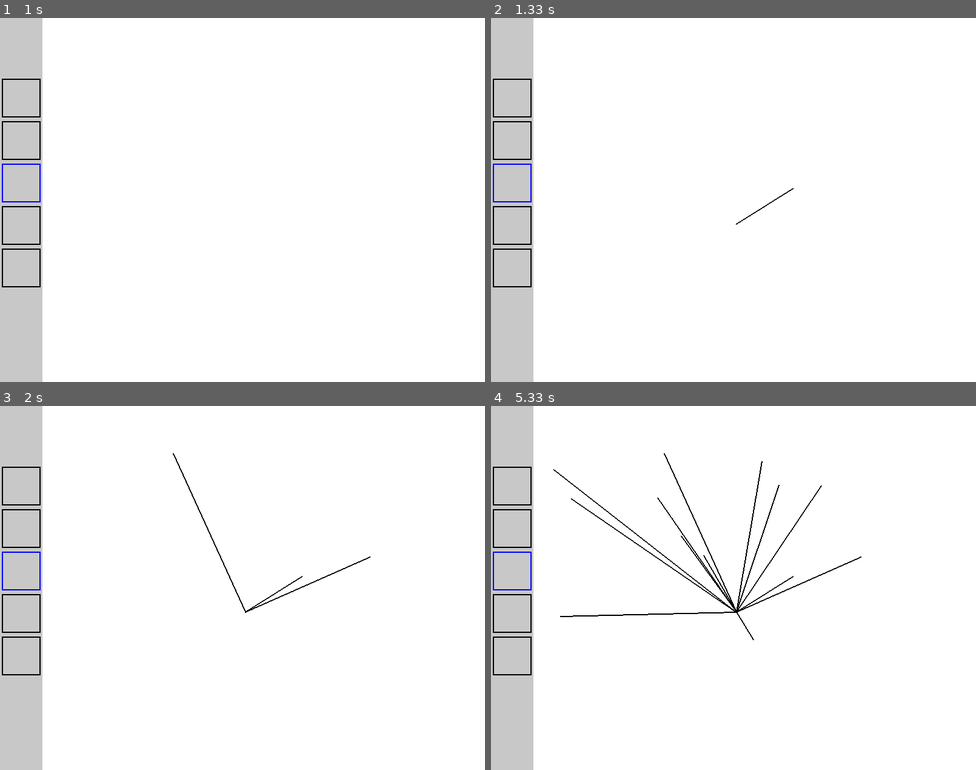
Above: before the commit, frames 1-4 (two rows, left to right).
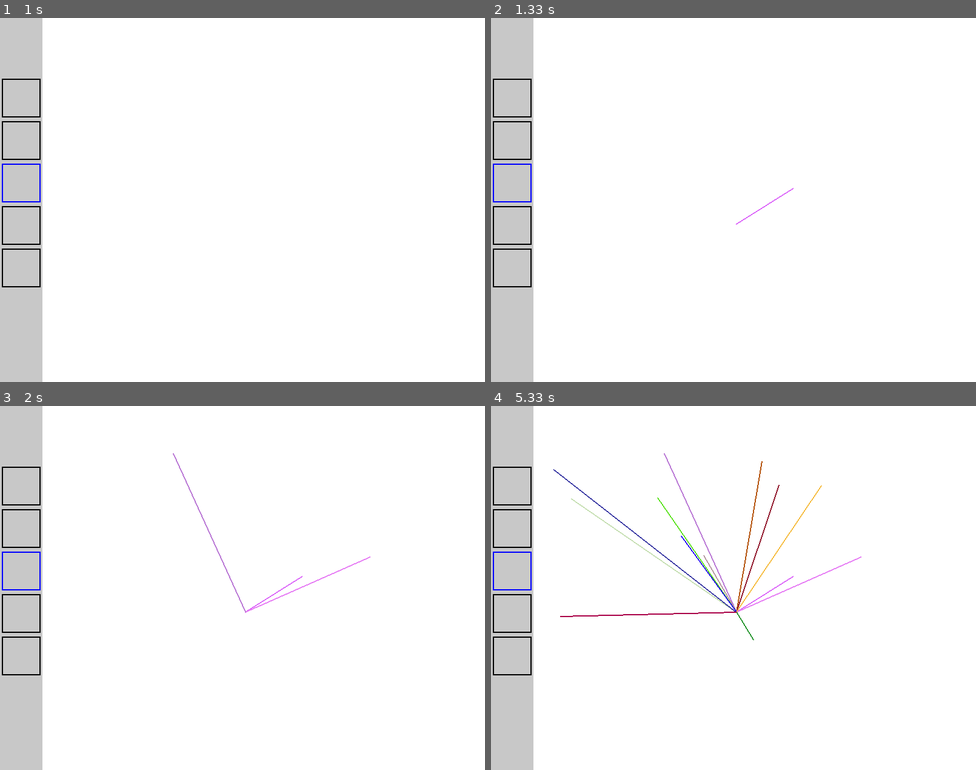
Above: after the commit, the same moments.

Repository: Xitog/tallentaa
Game: pygame game, started from python/editors/rde.py
Two runs of this game, one before a commit and one after it. Both use one fixed random seed, a clock stepped at 60 frames per second and the inputs below. The source is Python 2; it was converted automatically to run under Python 3.
Inputs (mouse positions are in pixels of both pictures, inside the frame that each line leads up to):
- Up to frame 1 (1 s): press the mouse at (242, 221) at 0.37 s; move the mouse to (184, 214) at 0.47 s; release the mouse at (126, 203) at 0.6 s; click (19, 181) at 0.72 s
- Up to frame 2 (1.33 s): press the mouse at (733, 221) at 1.03 s; move the mouse to (762, 207) at 1.13 s; release the mouse at (791, 189) at 1.27 s
- Up to frame 3 (2 s): press the mouse at (242, 609) at 1.37 s; move the mouse to (305, 584) at 1.47 s; release the mouse at (368, 555) at 1.6 s; press the mouse at (242, 609) at 1.7 s; move the mouse to (208, 533) at 1.8 s; release the mouse at (174, 453) at 1.93 s
- Up to frame 4 (5.33 s): press the mouse at (733, 609) at 2.03 s; move the mouse to (718, 584) at 2.13 s; release the mouse at (704, 555) at 2.27 s; press the mouse at (733, 609) at 2.37 s; move the mouse to (748, 537) at 2.47 s; release the mouse at (762, 460) at 2.6 s; press the mouse at (733, 609) at 2.7 s; move the mouse to (757, 547) at 2.8 s; release the mouse at (777, 486) at 2.93 s; press the mouse at (733, 609) at 3.03 s; move the mouse to (743, 624) at 3.13 s; release the mouse at (752, 638) at 3.27 s; press the mouse at (733, 609) at 3.37 s; move the mouse to (694, 555) at 3.47 s; release the mouse at (655, 497) at 3.6 s; press the mouse at (733, 609) at 3.7 s; move the mouse to (655, 555) at 3.8 s; release the mouse at (568, 497) at 3.93 s; press the mouse at (733, 609) at 4.03 s; move the mouse to (709, 573) at 4.13 s; release the mouse at (680, 537) at 4.27 s; press the mouse at (733, 609) at 4.37 s; move the mouse to (777, 547) at 4.47 s; release the mouse at (820, 486) at 4.6 s; press the mouse at (733, 609) at 4.7 s; move the mouse to (646, 540) at 4.8 s; release the mouse at (554, 467) at 4.93 s; press the mouse at (733, 609) at 5.03 s; move the mouse to (646, 613) at 5.13 s; release the mouse at (558, 617) at 5.27 s

Frame 1 is identical in both runs. In frame 2, less than 0.1% of the frame differs, in the area x 50-63%, y 46-57%; in frame 3, 0.2%; in frame 4, 1.0%, in the area x 12-77%, y 13-65%.

Commit message:
Update des éditeurs.

Diff:
--- a/projet_rts/python/simple_editor.py
+++ b/projet_rts/python/simple_editor.py
@@ -8,6 +8,51 @@
 class Entity:
     def __init__(self):
         pass
+
+class Window:
+
+    def __init__(self, x, y, w, h, background_color):
+        self.x = x
+        self.y = y
+        self.w = w
+        self.h = h
+        self.background_color = background_color
+
+    def on_event(self, event):
+        print event
+
+    def draw(self, surf):
+        pygame.draw.rect(surf, self.background_color, (self.x, self.y, self.w, self.h), 0)
+
+class Menu(Window):
+
+    def __init__(self, editor, x, y, w, h, background_color):
+        Window.__init__(self, x, y, w, h, background_color)
+        self.editor = editor
+
+    def on_event(self, event):
+        if event.type == MOUSEBUTTONUP:
+            x,y = event.pos
+            print x,y
+
+    def draw(self, surf):
+        pygame.draw.rect(surf, self.background_color, (self.x, self.y, self.w, self.h), 1)
+        if self.editor.mode == 'ground':
+            pygame.draw.rect(surf, (255, 255, 0), (390, 490, 128, 128), 1)
+            pygame.draw.rect(surf, (255, 255, 0), (8, 500, 80, 25), 1)
+            for i in range(0, 22):
+                pygame.draw.rect(surf, (i*10, i*10, i*10), (100+(i*35%665),500+(35*((i*35)/665)),32,32), 0)
+        elif self.editor.mode == 'doodad':
+            pygame.draw.rect(surf, (255, 255, 0), (500, 490, 128, 128), 1)
+            pygame.draw.rect(surf, (255, 255, 0), (8, 525, 80, 25), 1)
+        elif self.editor.mode == 'entity':
+            pygame.draw.rect(surf, (255, 255, 0), (290, 490, 128, 128), 1)
+            pygame.draw.rect(surf, (255, 255, 0), (8, 550, 80, 25), 1)
+
+        surf.blit(self.editor.font.render("bonjour", True, (255,255,255)), (10,0))
+        surf.blit(self.editor.font.render("ground", True, (255, 255, 255)), (10, 500))
+        surf.blit(self.editor.font.render("doodad", True, (255, 255, 255)), (10, 525))
+        surf.blit(self.editor.font.render("entity", True, (255, 255, 255)), (10, 550))
 
 class Editor:
 
@@ -78,6 +123,10 @@
         for i in range(0, random.randint(1, 10)):
             self.build()
 
+        self.font = pygame.font.SysFont(pygame.font.get_default_font(), 32)
+
+        self.menu = Menu(self, 0, 32*self.MAX_Y, 32*self.MAX_X, 100, (255, 0, 0))
+
     def build(self):
         # ia pour "faire des salles"
         size_x = random.randint(3,10)
@@ -103,6 +152,19 @@
 
         for event in pygame.event.get():
             if event.type == pygame.QUIT: exit()
+            elif event.type in [MOUSEBUTTONDOWN, MOUSEBUTTONUP]:
+                if mx >= self.menu.x and mx <= self.menu.x + self.menu.w and my >= self.menu.y and my <= self.menu.y + self.menu.h:
+                    self.menu.on_event(event)
+                else:
+                    if event.type == MOUSEBUTTONDOWN:
+                        if event.button == 1:
+                            self.apply = True
+                    elif event.type == MOUSEBUTTONUP:
+                        if event.button == 1:
+                            self.apply = False
+                        elif event.button == 3:
+                            print 'line=', my32, 'column=', mx32, self.Y, self.X
+                            if mx32 > 0 and mx32 < self.MAP_X and my32 > 0 and my32 < self.MAP_Y: print self.doodad[my32][mx32]
             elif event.type == KEYDOWN:
                 if event.key == K_ESCAPE:
                     exit()
@@ -127,15 +189,6 @@
                     elif self.mode == 'ground': self.mode = 'entity'
                     elif self.mode == 'entity': self.mode = 'doodad'
                     print self.mode
-            elif event.type == MOUSEBUTTONDOWN:
-                if event.button == 1:
-                    self.apply = True
-            elif event.type == MOUSEBUTTONUP:
-                if event.button == 1:
-                    self.apply = False
-                elif event.button == 3:
-                    print 'line=', my32, 'column=', mx32, self.Y, self.X
-                    if mx32 > 0 and mx32 < self.MAP_X and my32 > 0 and my32 < self.MAP_Y: print self.doodad[my32][mx32]
 
         #---------------------------------------------------------------
         # Update
@@ -199,12 +252,8 @@
             pygame.draw.rect(self.screen, (255, 0, 0), (400, 500, 32, 32), 0)
         pygame.draw.circle(self.screen, (255, 255, 0), (300+16, 500+16), 16, 0)
 
-        if self.mode == 'ground':
-            pygame.draw.rect(self.screen, (255, 255, 0), (390, 490, 128, 128), 1)
-        elif self.mode == 'doodad':
-            pygame.draw.rect(self.screen, (255, 255, 0), (500, 490, 128, 128), 1)
-        elif self.mode == 'entity':
-            pygame.draw.rect(self.screen, (255, 255, 0), (290, 490, 128, 128), 1)
+        self.menu.draw(self.screen)
+
         pygame.display.flip()
         pygame.time.Clock().tick(60)
 
--- a/python/editors/rde.py
+++ b/python/editors/rde.py
@@ -2,17 +2,28 @@
 # 14h23
 
 import pygame
-
-class Button:
+import random
+
+class Selectable:
+    def __init__(self):
+        self.selected = False
+
+    def select(self):
+        self.selected = True
+
+    def unselect(self):
+        self.selected = False
+
+class Button(Selectable):
 
     def __init__(self, name, x, y, size_x, size_y, border_size):
+        Selectable.__init__(self)
         self.name = name
         self.x = x
         self.y = y
         self.size_x = size_x
         self.size_y = size_y
         self.border_size = border_size
-        self.selected = False
 
     def draw(self, surf):
         mx, my = pygame.mouse.get_pos()
@@ -29,21 +40,15 @@
         else:
             return False
 
-    def select(self):
-        self.selected = True
-
-    def unselect(self):
-        self.selected = False
-
-class Role:
+class Role(Selectable):
 
     def __init__(self, name, x, y, size_x, size_y):
+        Selectable.__init__(self)
         self.name = name
         self.x = x
         self.y = y
         self.size_x = size_x
         self.size_y = size_y
-        self.selected = False
         self.border_size = 2
 
     def collision(self, x, y):
@@ -61,23 +66,22 @@
         else:
             pygame.draw.rect(surf, (0,0,0), (self.x, self.y, self.size_x, self.size_y), self.border_size)
 
-    def select(self):
-        self.selected = True
-
-    def unselect(self):
-        self.selected = False
-
-class Link:
+class Link(Selectable):
 
     def __init__(self, name, x1, y1, x2, y2):
+        Selectable.__init__(self)
         self.name = name
         self.x1 = x1
         self.y1 = y1
         self.x2 = x2
         self.y2 = y2
+        self.color = (random.randint(0,255), random.randint(0,255), random.randint(0,255))
 
     def draw(self, surf):
-        pygame.draw.line(surf, (0,0,0), (self.x1, self.y1), (self.x2, self.y2), 2)
+        if self.selected:
+            pygame.draw.line(surf, (0,255,0), (self.x1, self.y1), (self.x2, self.y2), 2)
+        else:
+            pygame.draw.line(surf, self.color, (self.x1, self.y1), (self.x2, self.y2), 2)
 
 class Editor:
 
@@ -100,7 +104,8 @@
 
     def build(self):
         self.buttons = []
-        self.buttons.append(Button("Selection", 3, 100, 64, 64, 2))
+        self.selection = Button("Selection", 3, 100, 64, 64, 2)
+        self.buttons.append(self.selection)
         self.buttons.append(Button("Role", 3, 170, 64, 64, 2))
         self.buttons.append(Button("Lien", 3, 240, 64, 64, 2))
         self.buttons.append(Button("Commentaire", 3, 310, 64, 64, 2))
@@ -129,6 +134,25 @@
                 self.ecart_my = my - r.y
             else:
                 r.unselect()
+        found_link = None
+        for i in range(mx-5, mx+5):
+            for j in range(my-5, my+5):
+                c = self.screen.get_at((i, j))
+                for l in self.links:
+                    if l.color == c:
+                        found_link = l
+                        break
+        if found_link is not None:
+            print "we've got a line! " + str(found_link)
+            found_link.select()
+
+    def select_button_x(self, button):
+        for b in self.buttons:
+            if b == button:
+                b.select()
+                self.mode = b.name
+            else:
+                b.unselect()
 
     def select_button(self):
         mx, my = pygame.mouse.get_pos()
@@ -145,6 +169,8 @@
         for event in pygame.event.get():
             if event.type == pygame.QUIT:
                 self.esc = True
+            if event.type == pygame.VIDEORESIZE: #on peut pas agrandir sous Linux!
+                print event.size, event.w, event.h
             if self.mode == 'Role':
                 if event.type == pygame.MOUSEBUTTONUP:
                     self.m_down = False
@@ -153,7 +179,7 @@
                         if self.element_selected is None:
                             self.roles.append(Role('ano', mx, my, 128, 64))
                         else:
-                            pass
+                            self.select_button_x(self.selection)
                     elif mx <= 70:
                         self.select_button()
             elif self.mode == 'Lien':
